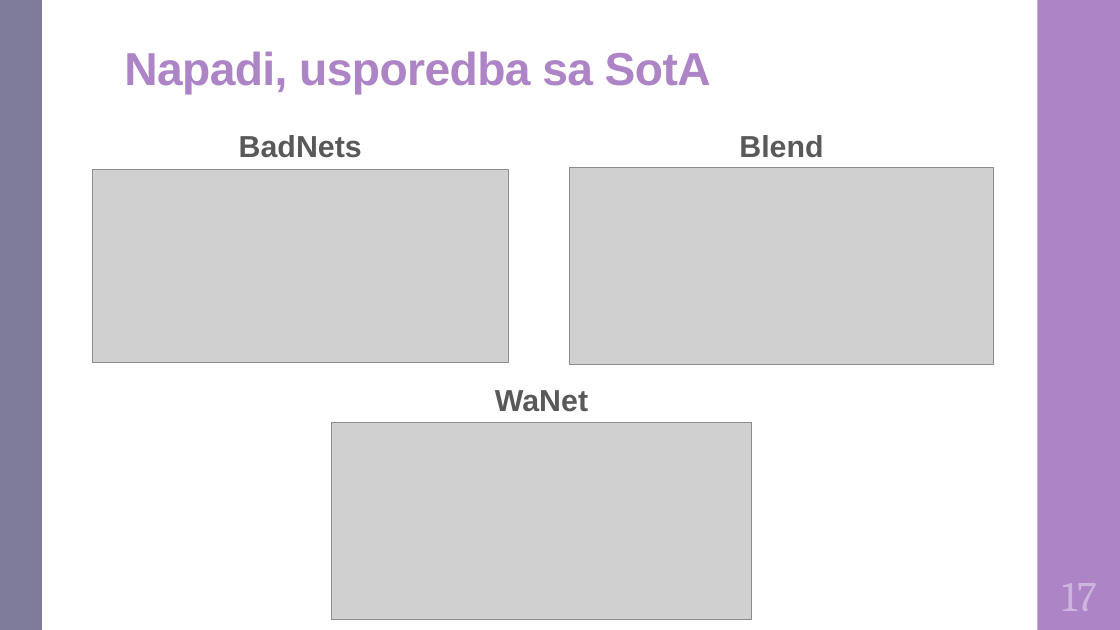
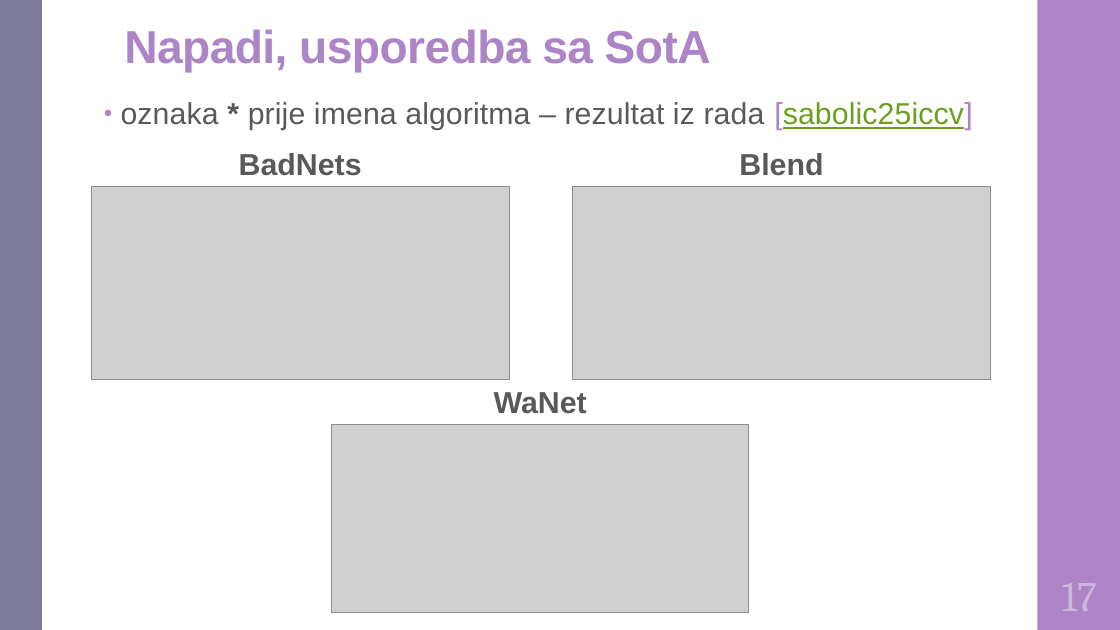
Before and after one commit to DomJamb/Diplomski-Rad-Doku, a slide deck: slide 20 of Prezentacija/Varijacijsko učenje na zašumljenim oznakama.pptx. Drawn at 1120x630 pixels with LibreOffice and Linux fonts; fonts in the diff are those of the drawing; grey boxes stand for pictures. Boxes give left, top, right and bottom in pixels: in the first picture for what was removed or moved away, otherwise in the second. Text is boxed around its words. In the diff, an @@ line names an element or a change of style, - is before the commit and + after.

```diff
--- a/Prezentacija/Varijacijsko učenje na zašumljenim oznakama.pptx
+++ b/Prezentacija/Varijacijsko učenje na zašumljenim oznakama.pptx
@@ title "Napadi, usporedba sa SotA" moved from (x1=124, y1=51, x2=711, y2=95) to (x1=124, y1=29, x2=711, y2=73) @@
@@ text added at (x1=121, y1=102, x2=972, y2=130), 25.9 pt, text #595959 @@
+• oznaka * prije imena algoritma – rezultat iz rada [sabolic25iccv]
@@ text "BadNets" moved from (x1=239, y1=135, x2=362, y2=158) to (x1=239, y1=153, x2=362, y2=176) @@
@@ text "Blend" moved from (x1=739, y1=135, x2=823, y2=158) to (x1=739, y1=153, x2=823, y2=176) @@
@@ picture moved from (x1=92, y1=170, x2=508, y2=363) to (x1=92, y1=187, x2=510, y2=379) @@
@@ picture resized from (x1=570, y1=168, x2=994, y2=365) to (x1=572, y1=187, x2=991, y2=380) @@
@@ picture resized from (x1=331, y1=423, x2=752, y2=619) to (x1=332, y1=425, x2=749, y2=613) @@
```
Also in this commit, not shown: 5 other slides changed, 1 other file.
